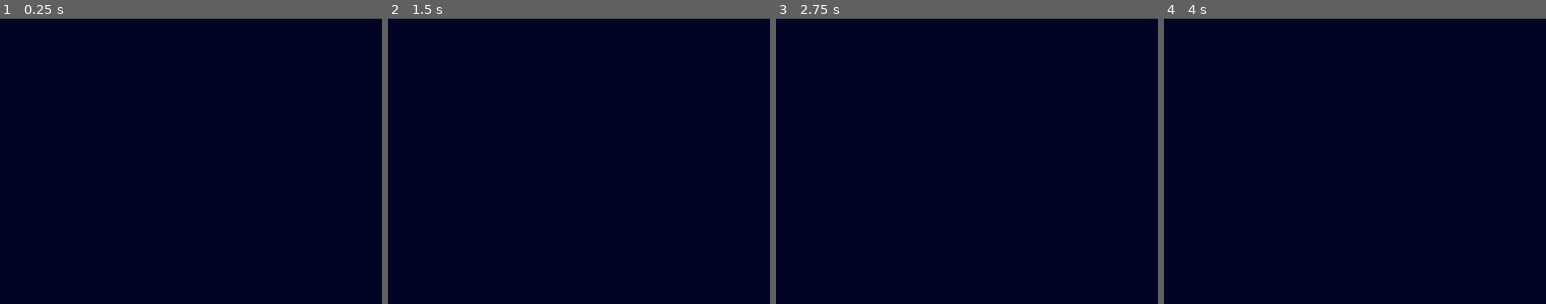
Above: before the commit, frames 1-4 (left to right).
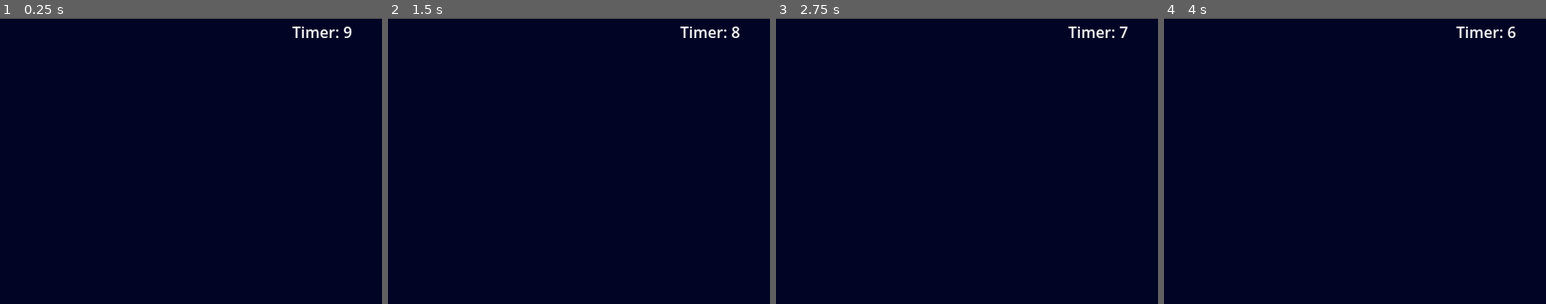
Above: after the commit, the same moments.

Repository: beki-github/speed-click
Game: Godot game, scene res://scenes/game.tscn
Same seed, same stepped clock (60 frames per second), same inputs: the game is played once before the commit and once after it.
Inputs (mouse positions are % of the whole screen's width and height, from its top left):
- Up to frame 1 (0.25 s): no input
- Up to frame 2 (1.5 s): tap Enter at 0.5 s; move the mouse to (94, 91) at 0.52 s; tap Space at 1.25 s; move the mouse to (81, 28) at 1.27 s
- Up to frame 3 (2.75 s): tap Enter at 2 s; move the mouse to (60, 28) at 2.02 s
- Up to frame 4 (4 s): tap Space at 2.75 s; move the mouse to (45, 70) at 2.77 s; tap Enter at 3.5 s; move the mouse to (80, 65) at 3.52 s
The pictures show only the part of the screen within x 50-100%, y 0-50%; the shares and areas given below are measured in that part.

The runs differ from the first frame. In frame 1, 0.3% of the frame differs, in the area x 76-92%, y 3-7%; in frame 2, 0.3%; in frame 3, 0.3%; in frame 4, 0.3%.

Commit message:
added a timer displayer using label node

Diff:
--- a/scenes/game.tscn
+++ b/scenes/game.tscn
@@ -26,6 +26,14 @@
 offset_right = -357.0
 offset_bottom = -275.0
 
+[node name="Timer" type="Label" parent="Camera2D" unique_id=1812738226]
+offset_left = 306.0
+offset_top = -297.0
+offset_right = 398.0
+offset_bottom = -274.0
+text = "timer:"
+vertical_alignment = 1
+
 [node name="Timer" type="Timer" parent="." unique_id=527608577]
 wait_time = 10.0
 one_shot = true
--- a/scripts/game.gd
+++ b/scripts/game.gd
@@ -50,7 +50,7 @@
 	spawn_circle()
 
 func _process(_delta: float) -> void:
-	pass
+	get_node("/root/Game/Camera2D/Timer").text = "Timer: "+str(int($Timer.time_left))
 
 
 func _on_timer_timeout() -> void:
